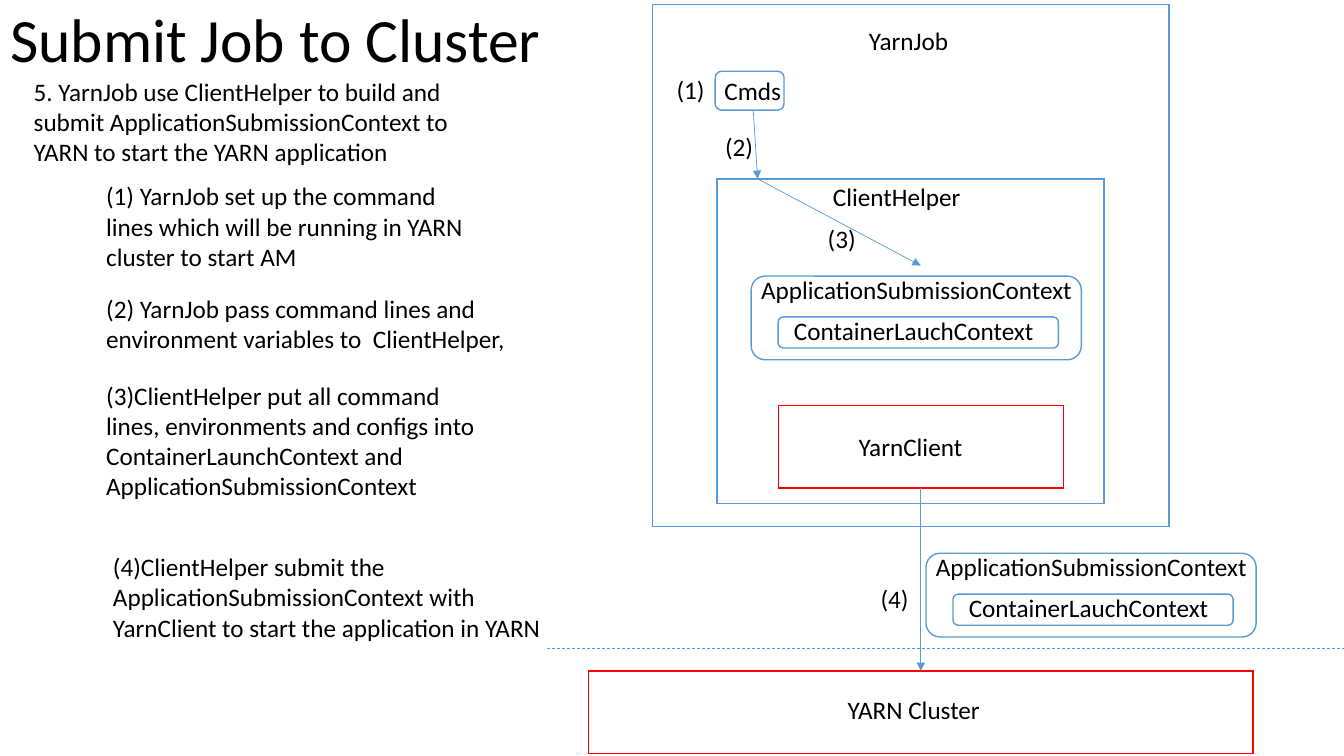
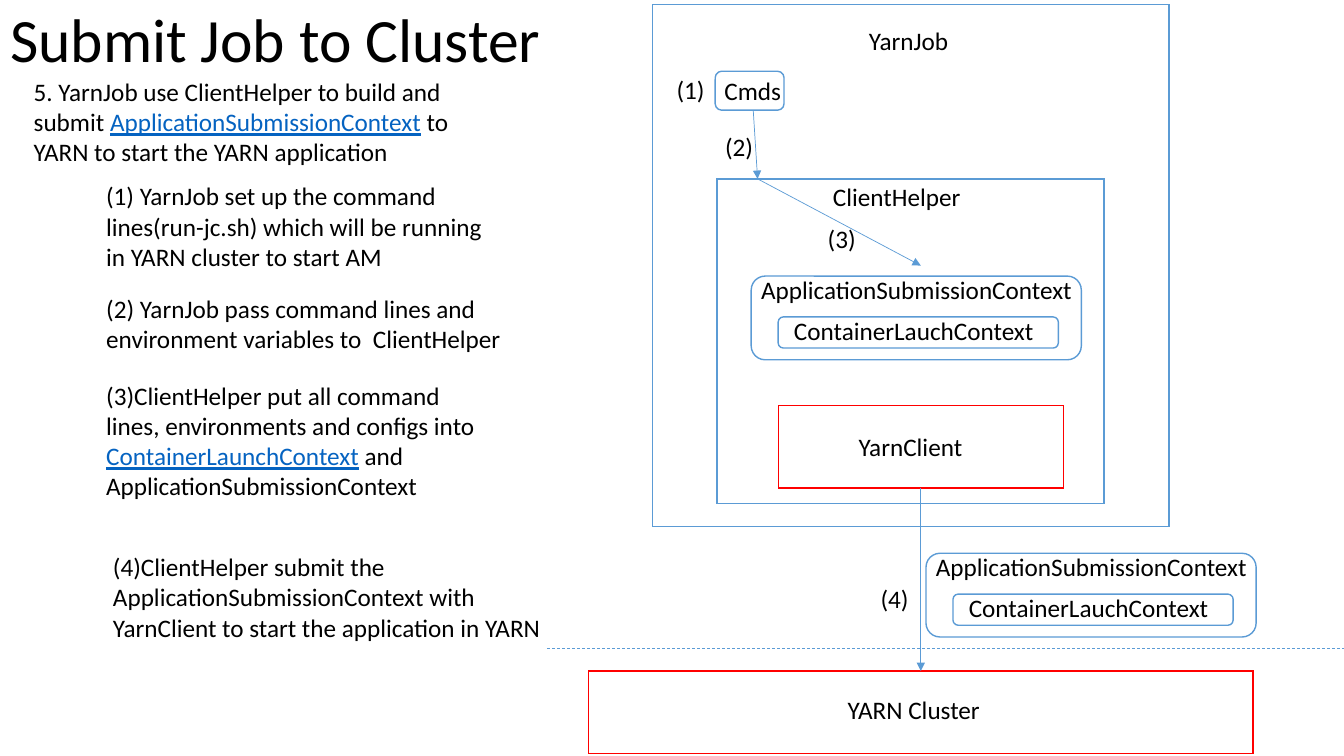
Before and after one commit to Swrrt/Samza-Documents, a slide deck: slide 70 of Documentation/SamzaStructure.pptx. Drawn at 1344x756 pixels with LibreOffice and Linux fonts; fonts in the diff are those of the drawing. Boxes give left, top, right and bottom in pixels: in the first picture for what was removed or moved away, otherwise in the second. Text is boxed around its words. In the diff, an @@ line names an element or a change of style, - is before the commit and + after.

Commit message:
CLC and ApplicationSubmissionContext

```diff
--- a/Documentation/SamzaStructure.pptx
+++ b/Documentation/SamzaStructure.pptx
@@ text "5. YarnJob use ClientHelper to ..." at [34,83,448,165]: text colour #000000 to #0563C1, underline on in "ApplicationSubmissionContext" @@
@@ text at [106,186,481,267]: text changed @@
-(1) YarnJob set up the command lines which will be running in YARN cluster to start AM
+(1) YarnJob set up the command lines(run-jc.sh) which will be running in YARN cluster to start AM
@@ text at [106,299,500,352]: text changed @@
-(2) YarnJob pass command lines and environment variables to ClientHelper,
+(2) YarnJob pass command lines and environment variables to ClientHelper
@@ text "(3)ClientHelper put all command lines, ..." at [106,386,474,499]: text colour #000000 to #0563C1, underline on in "ContainerLaunchContext" @@
```
Also in this commit, not shown: 1 other slide changed, 1 slide added.
